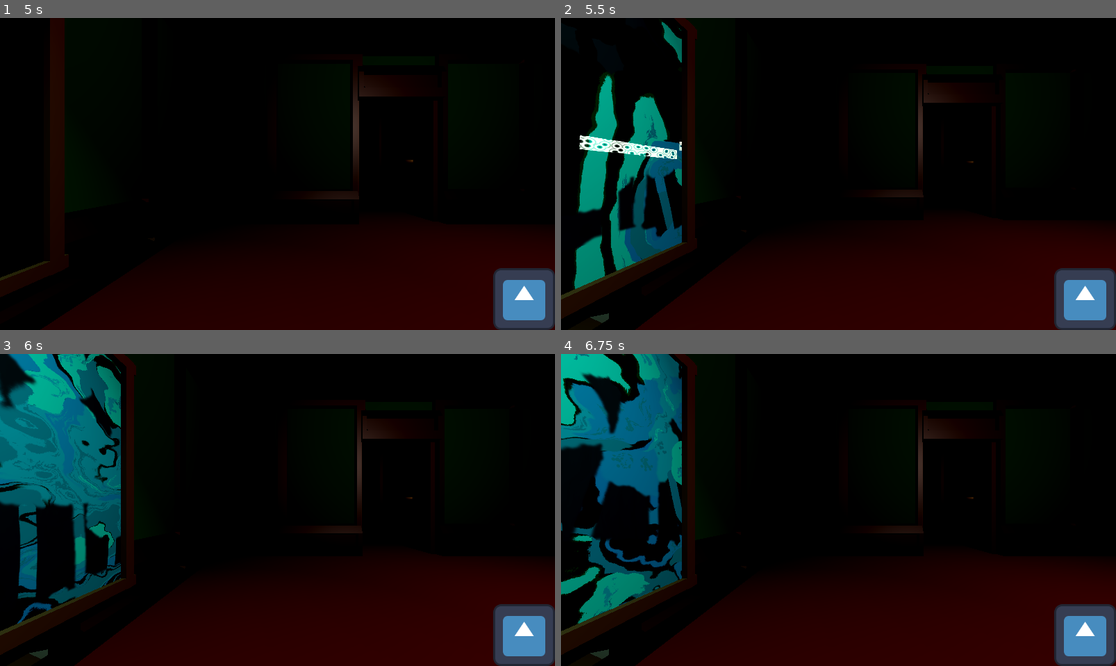
Above: before the commit, frames 1-4 (two rows, left to right).
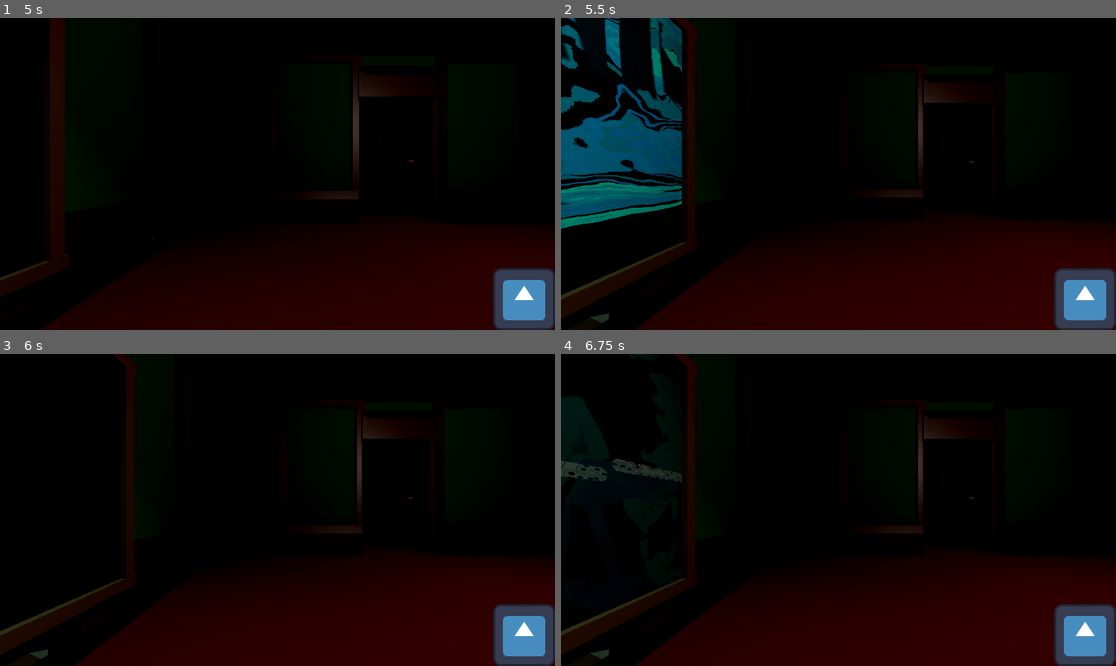
Above: after the commit, the same moments.

Repository: JohannesKoenig/tod_auf_latein
Game: Godot game, scene res://main.tscn
The game is run twice, just before and just after one commit, with the same random seed, the same clock (stepped at 60 frames per second) and the same inputs. The engine's default icon, where the game draws it, is replaced by a stand-in: a white triangle on a blue panel in a dark square. Sound files missing from this copy of the repository are replaced by a short silence.
Inputs:
- Up to frame 1 (5 s): tap Enter (EnterPainting) at 0.5, 0.6, 2.85 s; hold D (Right) 0.53-1.28 s; tap Space (Jump) at 0.77, 1.52, 2.75, 3.02, 3.77, 4.52 s; hold S (Back) 1.28-2.03 s; tap Down (LookDown) at 1.35, 3.6 s; hold D (Right) 2.03-2.78 s; tap Up (LookUp) at 2.1, 4.35 s; hold W (Forward) 2.78-3.53 s; hold A (Left) from 3.53 s (still down)
- Up to frame 2 (5.5 s): release A (Left) at 5.03 s; hold S (Back) from 5.03 s (still down); tap Enter (EnterPainting) at 5.1 s
- Up to frame 3 (6 s): release S (Back) at 5.78 s; hold D (Right) from 5.78 s (still down); tap Down (LookDown) at 5.85 s
- Up to frame 4 (6.75 s): tap Space (Jump) at 6.02 s; release D (Right) at 6.53 s; hold W (Forward) from 6.53 s (still down); tap Up (LookUp) at 6.6 s

Frame 1 is identical in both runs. In frame 2, 11% of the frame differs, in the area x 0-22%, y 0-88%; in frame 3, 12%, in the area x 0-22%, y 0-87%; in frame 4, 10%.

Commit message:
add coloring of platforms

Diff:
--- a/tod-auf-latein/2D/mini_game_scene.gd
+++ b/tod-auf-latein/2D/mini_game_scene.gd
@@ -8,6 +8,7 @@
 
 @export var polygon_material: Material
 @export var polygon_texture: Texture
+@export var polygon_color: Color = Color.WHITE
 
 @onready var bubble_particles: PackedScene = preload("res://2D/platform_particles.tscn")
 
@@ -15,9 +16,14 @@
 @onready var sprite_2d_forest = $ParallaxBackground/ParallaxLayer2/Sprite2D
 @onready var kill_zone = $KillZone
 
+@onready var gpu_particles_2d = $CharacterBody2D/GPUParticles2D
+
+
+signal playing_changed(value: bool)
 
 var rect_height = 10000
 var rect_width = 200
+var ROUNDING: int = 10
 
 var _platform_definitions: Array
 var _total_length: float
@@ -30,6 +36,7 @@
 	set(value):
 		playing = value
 		character_body_2d.playing = value
+		playing_changed.emit(value)
 
 @onready var platforms = $Platforms
 @onready var audio_stream_player: AudioStreamPlayer = $AudioStreamPlayer
@@ -41,11 +48,15 @@
 
 # Called when the node enters the scene tree for the first time.
 func _ready():
+	playing_changed.connect(_on_playing_changed)
+	_on_playing_changed(playing)
 	sprite_2d.material = background_material
 	sprite_2d_forest.texture = background_texture
 	sprite_2d_forest.material = background_forest_material
 	audio_stream_player.stream = audio_stream
 	audio_stream_player.volume_db = 0.0
+
+	gpu_particles_2d.modulate = polygon_color
 	_player_start_position = character_body_2d.position
 	if FileAccess.file_exists(platforms_definition_file_path):
 		var file_content = FileAccess.get_file_as_string(platforms_definition_file_path)
@@ -76,24 +87,40 @@
 		y_max = max(y_max, y)
 		var polygon2d = Polygon2D.new()
 		polygon2d.color = Color.RED
-		polygon2d.material = polygon_material
+		polygon2d.material = polygon_material.duplicate()
+		polygon2d.material.set_shader_parameter("color", polygon_color)
 		polygon2d.texture = polygon_texture
 		polygon2d.texture_scale = Vector2(10,10)
 		polygon2d.polygon = [
-			Vector2(x,y),
-			Vector2(x + width, y),
-			Vector2(x + width, y + height),
-			Vector2(x, y + height)
+			Vector2(x,y + ROUNDING),
+			#Vector2(x + ROUNDING,y + ROUNDING),
+			Vector2(x + ROUNDING,y),
+
+			Vector2(x + width - ROUNDING, y),
+			#Vector2(x + width - ROUNDING, y + ROUNDING),
+			Vector2(x + width, y + ROUNDING),
+
+			Vector2(x + width, y + height - ROUNDING),
+			#Vector2(x + width - ROUNDING, y + height - ROUNDING),
+			Vector2(x + width - ROUNDING, y + height ),
+
+			Vector2(x + ROUNDING, y + height ),
+			#Vector2(x + ROUNDING, y + height - ROUNDING),
+			Vector2(x , y + height - ROUNDING),
+
 		]
 		var polygon_static_body: StaticBody2D = StaticBody2D.new()
 		var polygon_collision_shape: CollisionPolygon2D = CollisionPolygon2D.new()
 		polygon_static_body.add_child(polygon_collision_shape)
 		polygon_collision_shape.polygon = polygon2d.polygon
-		var bubble_particles_instance: GPUParticles2D = bubble_particles.instantiate()
+		var bubble_particles_instance: PlatformParticles = bubble_particles.instantiate()
 		bubble_particles_instance.process_material = bubble_particles_instance.process_material.duplicate(true)
 		bubble_particles_instance.process_material.emission_box_extents.x = width / 2
 		polygon2d.add_child(bubble_particles_instance)
 		bubble_particles_instance.position = Vector2(x + width / 2,y + height)
+		playing_changed.connect(bubble_particles_instance.on_playing_changed)
+		bubble_particles_instance.modulate = polygon_color
+		bubble_particles_instance.on_playing_changed(playing)
 		polygon2d.add_child(polygon_static_body)
 		platforms.add_child(polygon2d)
 	kill_zone.position.y = y_max
@@ -151,3 +178,6 @@
 
 func _on_finished_level(node: Node2D):
 	print("finished")
+
+func _on_playing_changed(value: bool):
+	gpu_particles_2d.emitting = value
--- a/tod-auf-latein/2D/mini_game_scene.tscn
+++ b/tod-auf-latein/2D/mini_game_scene.tscn
@@ -9,7 +9,44 @@
 [ext_resource type="Texture2D" uid="uid://dqqw4iso65x8j" path="res://assets/background_forest.png" id="6_w1qqq"]
 [ext_resource type="Texture2D" uid="uid://e00aqdautd1f" path="res://assets/background_forest_trees.png" id="7_aq4ml"]
 [ext_resource type="Material" uid="uid://ccg5m020rn7p8" path="res://2D/background_forest_material.tres" id="8_rt8ef"]
-[ext_resource type="PackedScene" uid="uid://bb105ftdmo6p5" path="res://2D/platform_particles.tscn" id="10_i2jmo"]
+
+[sub_resource type="Curve" id="Curve_yavej"]
+_data = [Vector2(0, 1), 0.0, 0.0, 0, 0, Vector2(1, 0), -0.613594, 0.0, 0, 0]
+point_count = 2
+
+[sub_resource type="CurveTexture" id="CurveTexture_o05d6"]
+curve = SubResource("Curve_yavej")
+
+[sub_resource type="ParticleProcessMaterial" id="ParticleProcessMaterial_avg2d"]
+particle_flag_disable_z = true
+angle_min = -282.6
+angle_max = 127.7
+direction = Vector3(-1, 0, 0)
+spread = 10.0
+initial_velocity_min = 40.32
+initial_velocity_max = 203.55
+gravity = Vector3(0, 98, 0)
+linear_accel_min = -86.02
+linear_accel_max = -35.3
+radial_accel_min = -55.38
+radial_accel_max = 54.39
+scale_max = 2.0
+scale_curve = SubResource("CurveTexture_o05d6")
+hue_variation_min = -0.15
+hue_variation_max = 0.03
+
+[sub_resource type="Gradient" id="Gradient_gbbo2"]
+offsets = PackedFloat32Array(0.181818, 1)
+colors = PackedColorArray(1, 1, 1, 1, 1, 1, 1, 0)
+
+[sub_resource type="GradientTexture2D" id="GradientTexture2D_5otep"]
+gradient = SubResource("Gradient_gbbo2")
+width = 10
+height = 10
+fill = 1
+fill_from = Vector2(0.5, 0.5)
+fill_to = Vector2(1, 0.5)
+metadata/_snap_enabled = true
 
 [sub_resource type="CapsuleShape2D" id="CapsuleShape2D_cfl1j"]
 
@@ -49,44 +86,6 @@
 "speed": 5.0
 }]
 
-[sub_resource type="Curve" id="Curve_yavej"]
-_data = [Vector2(0, 1), 0.0, 0.0, 0, 0, Vector2(1, 0), -0.613594, 0.0, 0, 0]
-point_count = 2
-
-[sub_resource type="CurveTexture" id="CurveTexture_o05d6"]
-curve = SubResource("Curve_yavej")
-
-[sub_resource type="ParticleProcessMaterial" id="ParticleProcessMaterial_avg2d"]
-particle_flag_disable_z = true
-angle_min = -282.6
-angle_max = 127.7
-direction = Vector3(-1, 0, 0)
-spread = 10.0
-initial_velocity_min = 40.32
-initial_velocity_max = 203.55
-gravity = Vector3(0, 98, 0)
-linear_accel_min = -86.02
-linear_accel_max = -35.3
-radial_accel_min = -55.38
-radial_accel_max = 54.39
-scale_max = 2.0
-scale_curve = SubResource("CurveTexture_o05d6")
-hue_variation_min = -0.15
-hue_variation_max = 0.03
-
-[sub_resource type="Gradient" id="Gradient_gbbo2"]
-offsets = PackedFloat32Array(0.181818, 1)
-colors = PackedColorArray(1, 1, 1, 1, 1, 1, 1, 0)
-
-[sub_resource type="GradientTexture2D" id="GradientTexture2D_5otep"]
-gradient = SubResource("Gradient_gbbo2")
-width = 10
-height = 10
-fill = 1
-fill_from = Vector2(0.5, 0.5)
-fill_to = Vector2(1, 0.5)
-metadata/_snap_enabled = true
-
 [sub_resource type="Gradient" id="Gradient_hh4oa"]
 offsets = PackedFloat32Array(0, 0.993506)
 colors = PackedColorArray(0, 0, 0, 1, 0, 0, 0, 1)
@@ -113,6 +112,13 @@
 collision_layer = 2
 script = ExtResource("2_0qk4n")
 
+[node name="GPUParticles2D" type="GPUParticles2D" parent="CharacterBody2D"]
+amount = 50
+process_material = SubResource("ParticleProcessMaterial_avg2d")
+texture = SubResource("GradientTexture2D_5otep")
+randomness = 1.0
+fixed_fps = 60
+
 [node name="CollisionShape2D" type="CollisionShape2D" parent="CharacterBody2D"]
 shape = SubResource("CapsuleShape2D_cfl1j")
 
@@ -121,13 +127,6 @@
 scale = Vector2(0.5, 0.5)
 sprite_frames = SubResource("SpriteFrames_ki8g4")
 autoplay = "default"
-
-[node name="GPUParticles2D" type="GPUParticles2D" parent="CharacterBody2D"]
-amount = 50
-process_material = SubResource("ParticleProcessMaterial_avg2d")
-texture = SubResource("GradientTexture2D_5otep")
-randomness = 1.0
-fixed_fps = 60
 
 [node name="Camera2D" type="Camera2D" parent="CharacterBody2D"]
 position = Vector2(400, 0)
@@ -180,6 +179,4 @@
 position = Vector2(0, 236)
 shape = SubResource("WorldBoundaryShape2D_nkq3x")
 
-[node name="PlatformParticles" parent="." instance=ExtResource("10_i2jmo")]
-
 [connection signal="body_entered" from="KillZone" to="." method="_on_kill_zone_body_entered"]
--- /dev/null
+++ b/tod-auf-latein/2D/platform_particles.gd
@@ -0,0 +1,14 @@
+class_name PlatformParticles extends GPUParticles2D
+
+
+# Called when the node enters the scene tree for the first time.
+func _ready():
+	pass # Replace with function body.
+
+
+# Called every frame. 'delta' is the elapsed time since the previous frame.
+func _process(delta):
+	pass
+
+func on_playing_changed(value: bool):
+	emitting = value
--- a/tod-auf-latein/2D/platform_particles.tscn
+++ b/tod-auf-latein/2D/platform_particles.tscn
@@ -1,4 +1,6 @@
-[gd_scene load_steps=6 format=3 uid="uid://bb105ftdmo6p5"]
+[gd_scene load_steps=7 format=3 uid="uid://bb105ftdmo6p5"]
+
+[ext_resource type="Script" path="res://2D/platform_particles.gd" id="1_d47bb"]
 
 [sub_resource type="Curve" id="Curve_r277x"]
 _data = [Vector2(0, 0), 0.0, 0.0, 0, 0, Vector2(0.221854, 1), 0.0, 0.0, 0, 0, Vector2(1, 0), 0.0, 0.0, 0, 0]
@@ -28,6 +30,8 @@
 metadata/_snap_enabled = true
 
 [node name="PlatformParticles" type="GPUParticles2D"]
+amount = 50
 process_material = SubResource("ParticleProcessMaterial_rvkf0")
 texture = SubResource("GradientTexture2D_or0ix")
 lifetime = 4.0
+script = ExtResource("1_d47bb")
--- a/tod-auf-latein/3D/3d_world.tscn
+++ b/tod-auf-latein/3D/3d_world.tscn
@@ -18,6 +18,12 @@
 
 [node name="Museum" parent="." instance=ExtResource("1_0et28")]
 
+[node name="Painting" parent="Museum/Room2" index="3"]
+platform_color = Color(0, 0.175033, 0.470187, 1)
+
+[node name="Painting" parent="Museum/Room3" index="3"]
+platform_color = Color(0.453425, 0.134846, 0, 1)
+
 [node name="3DCharacterController" parent="." instance=ExtResource("2_vn1lp")]
 transform = Transform3D(1, 0, 0, 0, 1, 0, 0, 0, 1, 0, 0.344901, 0)
 
--- a/tod-auf-latein/3D/painting/painting.gd
+++ b/tod-auf-latein/3D/painting/painting.gd
@@ -7,7 +7,7 @@
 @export var background_material: Material
 @export var background_forest_material: Material
 @export var background_texture: Texture = preload("res://assets/background_forest_trees.png")
-
+@export var platform_color: Color = Color.WHITE
 
 var mini_game_scene_instance: MiniGameScene
 @onready var painting = $Painting
@@ -38,6 +38,7 @@
 		mini_game_scene_instance.background_forest_material = background_forest_material
 		mini_game_scene_instance.background_material = background_material
 		mini_game_scene_instance.background_texture = background_texture
+		mini_game_scene_instance.polygon_color = platform_color
 		sub_viewport.add_child(mini_game_scene_instance)
 
 	var viewport_texture = sub_viewport.get_texture()
